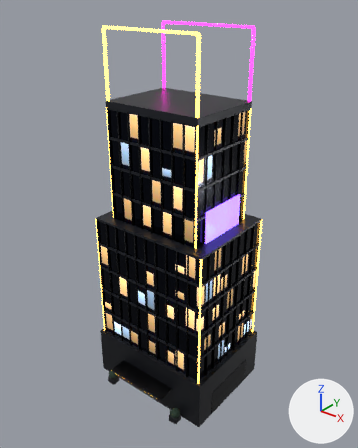
Before and after pictures for a commit that changed the glTF model public/models/buildings/neon-v-F.glb.
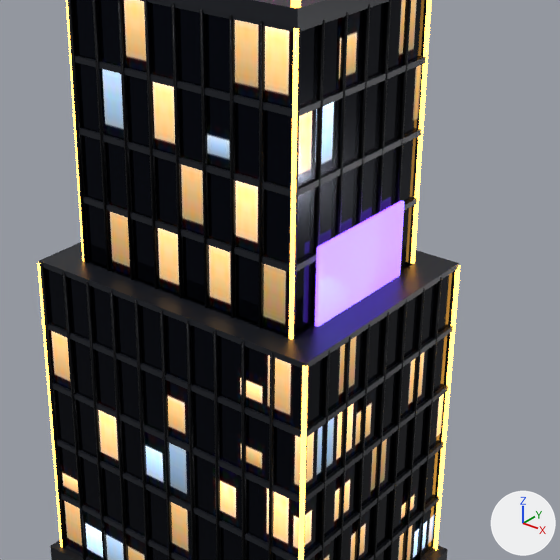
There are two pictures of each version: one whole from a camera (50 mm lens) standing at (36.4, -45.4, 52.5) and looking at (0.5, -0.5, 24.7), one close up on the part from 22% to 84% of the width and 26% to 75% of the height. The axes (+X, +Y, +Z) are drawn at lower right. The lights are the same throughout. The first two pictures are the older version. Vertices at exactly the same position are counted once.

The first close-up shows 'Building'.
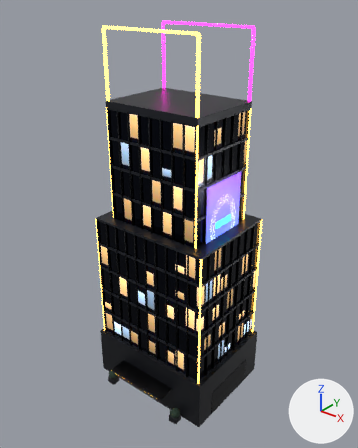
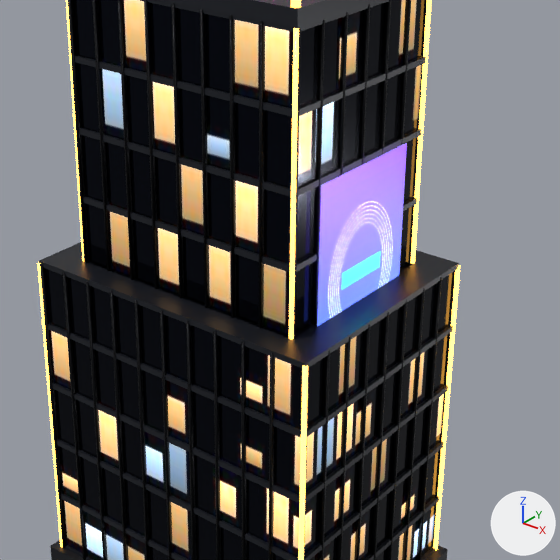
Scene script edits in JSON lines:
```json
{"op": "add", "block": "img_wf_ad", "code": ["img_wf_ad = load_image('wf-ad', '_unpacked/wf-ad', 256, 640, 'sRGB')"]}
{"block": "mat_holo", "where": "n0 = _N.new('ShaderNodeBsdfPrincipled'); n0.name = 'Principled BSDF'"}
{"op": "remove", "block": "mat_holo", "code": "n0.inputs[0].default_value = (0.0395, 0.807, 1.0, 1.0)  # 'Base Color', cyan #38e8ff"}
{"op": "remove", "block": "mat_holo", "code": "n0.inputs[27].default_value = (0.195, 0.0452, 1.0, 1.0)  # 'Emission Color', purple #7a3cff"}
{"op": "set", "path": "n0.inputs[28].default_value", "old": "3.5", "new": "3.0", "note": "'Emission Strength'"}
{"op": "add", "block": "mat_holo", "code": "n2 = _N.new('ShaderNodeTexImage'); n2.name = 'Image Texture'"}
{"op": "add", "block": "mat_holo", "code": "n2.image = img_wf_ad"}
{"op": "add", "block": "mat_holo", "code": "n3 = _N.new('ShaderNodeTexImage'); n3.name = 'Image Texture.001'"}
{"op": "add", "block": "mat_holo", "code": "n3.image = img_wf_ad"}
{"op": "add", "block": "mat_holo", "code": "_L.new(n2.outputs[0], n0.inputs[27])  # 'Color' to 'Emission Color'"}
{"op": "add", "block": "mat_holo", "code": "_L.new(n3.outputs[0], n0.inputs[0])  # 'Color' to 'Base Color'"}
{"block": "me_podium", "where": "# used by ob_building; location = (0.0, 0.0, 0.0)"}
{"op": "remove", "block": "me_podium", "code": "me_podium.from_pydata(...)  # 1108 vertices, 1812 faces; spans x -9.1..9.1, y -9.5..7.0, z 0.0..48.4"}
{"op": "add", "block": "me_podium", "code": "me_podium.from_pydata(...)  # 1104 vertices, 1802 faces; spans x -9.1..9.1, y -9.5..7.0, z 0.0..48.4"}
{"block": "me_podium", "change": "me_podium part 1"}
{"block": "me_podium", "change": "6 vertices are removed from x 6.7..6.9, y -3.5..3.5, z 19.1..29.1"}
{"block": "me_podium", "change": "12 faces are deleted"}
{"block": "me_podium", "change": "2 vertices move from x 6.7, y -3.5..3.5, z 19.1..29.1 to x 6.9, y -3.5..3.5, z 16.1..32.1"}
{"block": "me_podium", "change": "2 vertices are added at (6.9, 3.5, 16.1), (6.9, -3.5, 32.1)"}
{"block": "me_podium", "change": "2 new faces join them, mat_holo"}
```

Where the change shows, as pixel boxes [x1, y1, x2, y2] in the close-ups (560 x 560 px):
```json
{"object": "Building", "change": "surface changed, reshaped", "before": [37, 0, 460, 560], "after": [37, 0, 460, 560]}
{"part": 1, "of": "me_podium", "change": "reshaped", "before": [315, 201, 404, 327], "after": [317, 143, 407, 327]}
```
